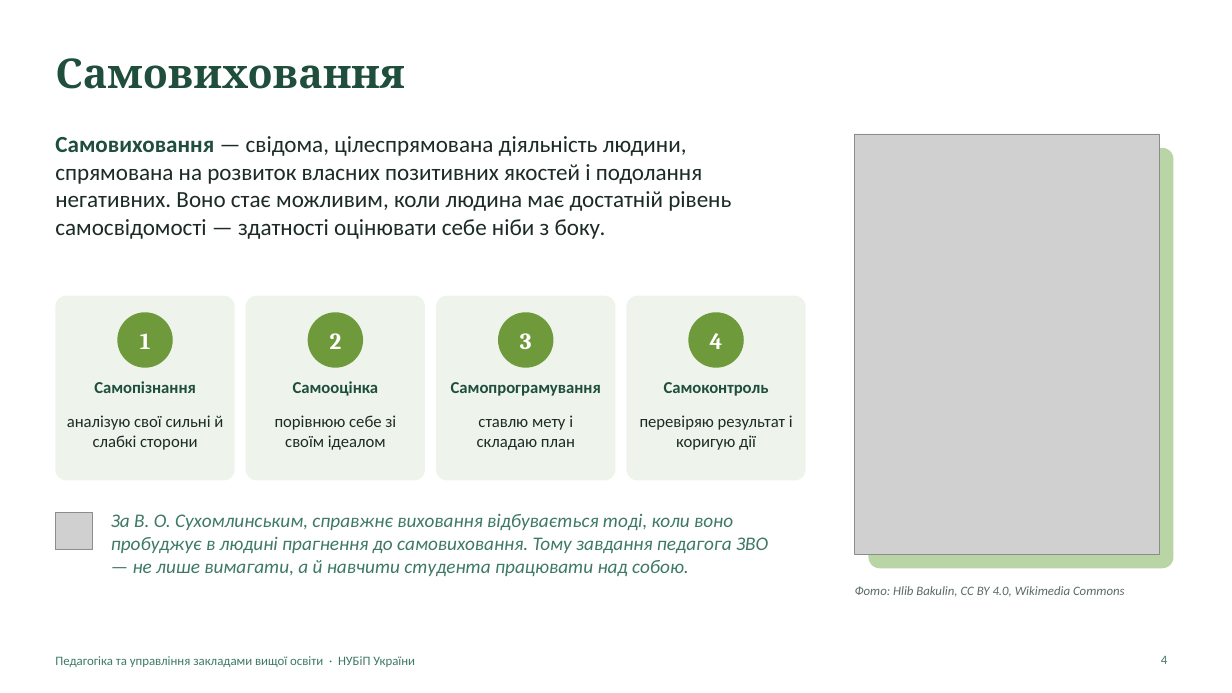
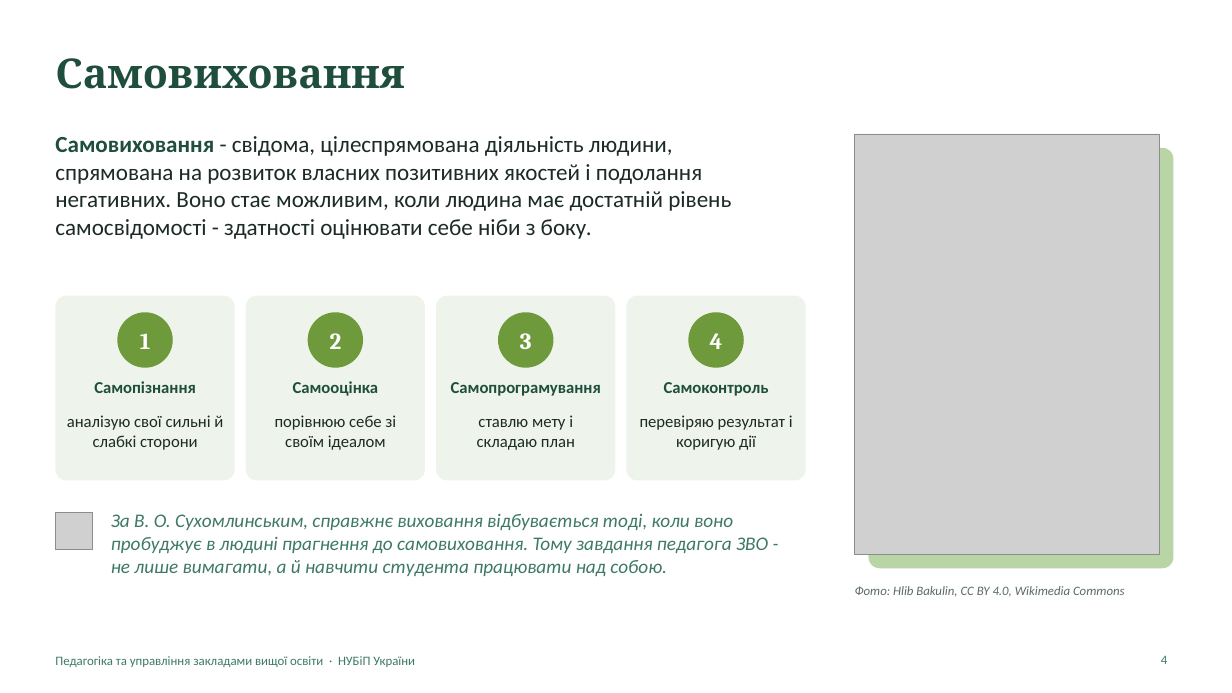
Before and after one commit to mzachepylo-png/kafedra, a slide deck: slide 4 of tmp/Vykhovannia_prezentatsiia.pptx. Drawn at 1232x693 pixels with LibreOffice and Linux fonts; fonts in the diff are those of the drawing; grey boxes stand for pictures. Boxes give left, top, right and bottom in pixels: in the first picture for what was removed or moved away, otherwise in the second. Text is boxed around its words. In the diff, an @@ line names an element or a change of style, - is before the commit and + after.

```diff
--- a/tmp/Vykhovannia_prezentatsiia.pptx
+++ b/tmp/Vykhovannia_prezentatsiia.pptx
@@ text at box(55, 136, 731, 239): text changed @@
-Самовиховання — свідома, цілеспрямована діяльність людини, спрямована на розвиток власних позитивних якостей і подолання негативних. Воно стає можливим, коли людина має достатній рівень самосвідомості — здатності оцінювати себе ніби з боку.
+Самовиховання - свідома, цілеспрямована діяльність людини, спрямована на розвиток власних позитивних якостей і подолання негативних. Воно стає можливим, коли людина має достатній рівень самосвідомості - здатності оцінювати себе ніби з боку.
@@ text at box(111, 514, 768, 576): text changed @@
-За В. О. Сухомлинським, справжнє виховання відбувається тоді, коли воно пробуджує в людині прагнення до самовиховання. Тому завдання педагога ЗВО — не лише вимагати, а й навчити студента працювати над собою.
+За В. О. Сухомлинським, справжнє виховання відбувається тоді, коли воно пробуджує в людині прагнення до самовиховання. Тому завдання педагога ЗВО - не лише вимагати, а й навчити студента працювати над собою.
```
Also in this commit, not shown: 11 other slides changed, 1 other file.
